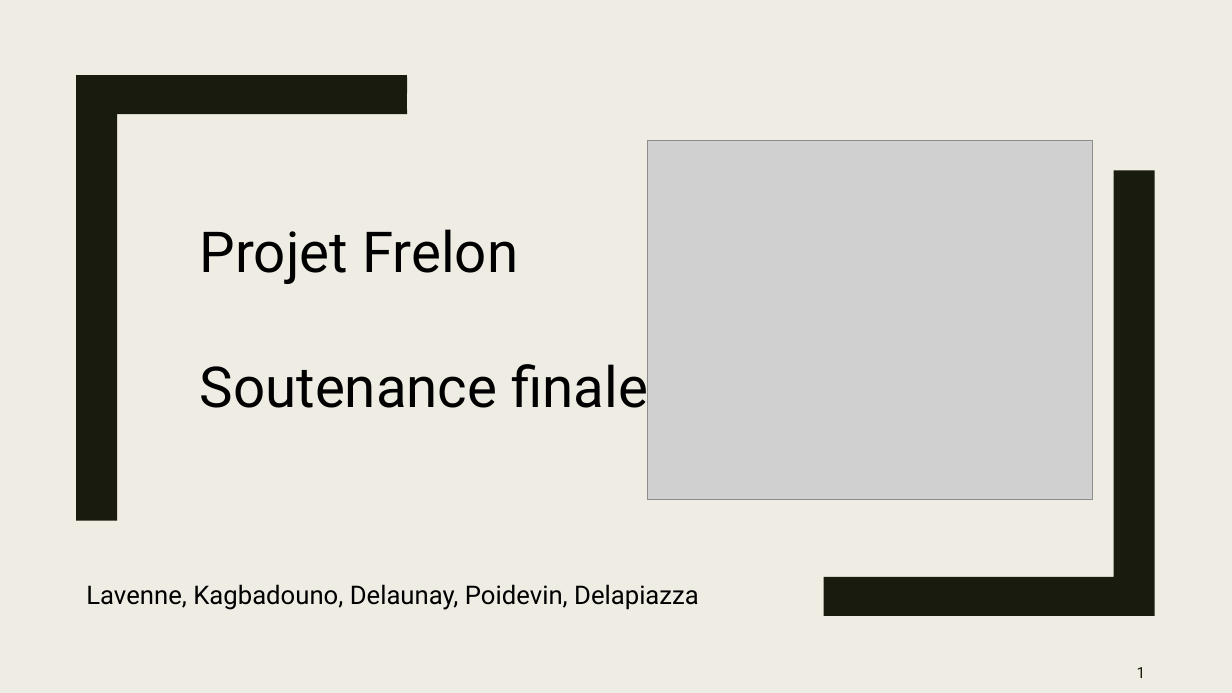
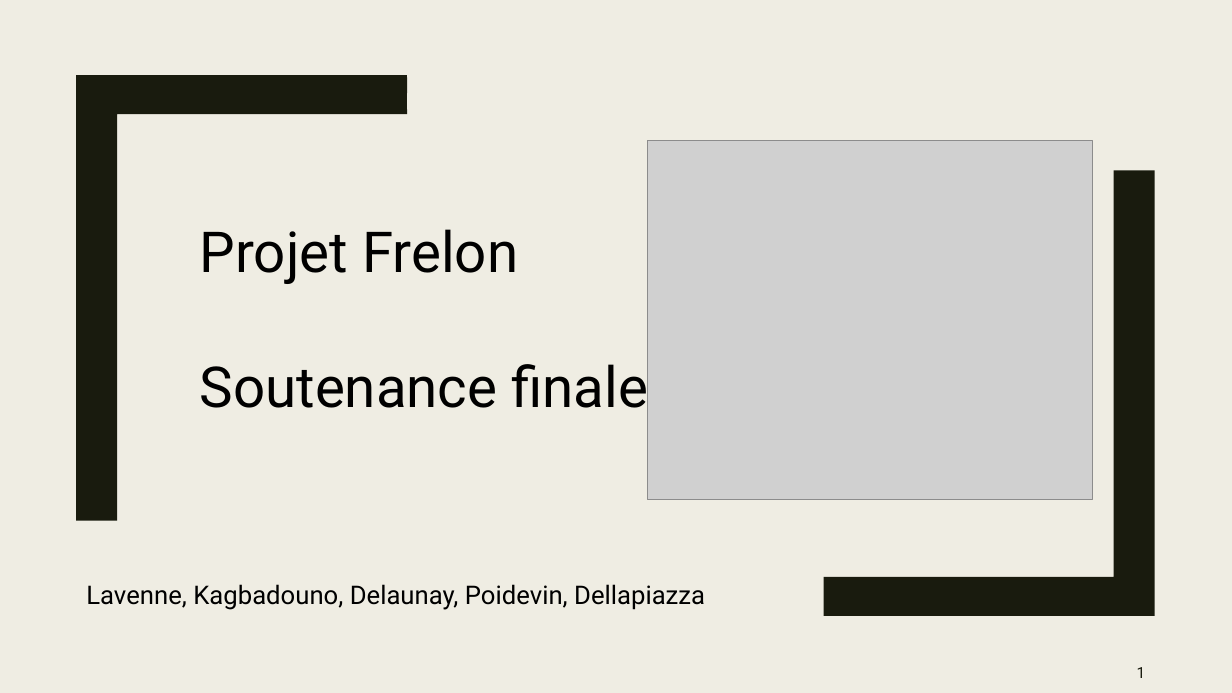
Before and after one commit to antopoid/Projet-frelons, a slide deck: slide 1 of Présentation_soutenance.pptx. Drawn at 1232x693 pixels with LibreOffice and Linux fonts; fonts in the diff are those of the drawing; grey boxes stand for pictures. Boxes give left, top, right and bottom in pixels: in the first picture for what was removed or moved away, otherwise in the second. Text is boxed around its words. In the diff, an @@ line names an element or a change of style, - is before the commit and + after.

```diff
--- a/Présentation_soutenance.pptx
+++ b/Présentation_soutenance.pptx
@@ text at [86, 584, 705, 610]: text changed @@
-Lavenne, Kagbadouno, Delaunay, Poidevin, Delapiazza
+Lavenne, Kagbadouno, Delaunay, Poidevin, Dellapiazza
```
Also in this commit, not shown: 4 other slides changed.
